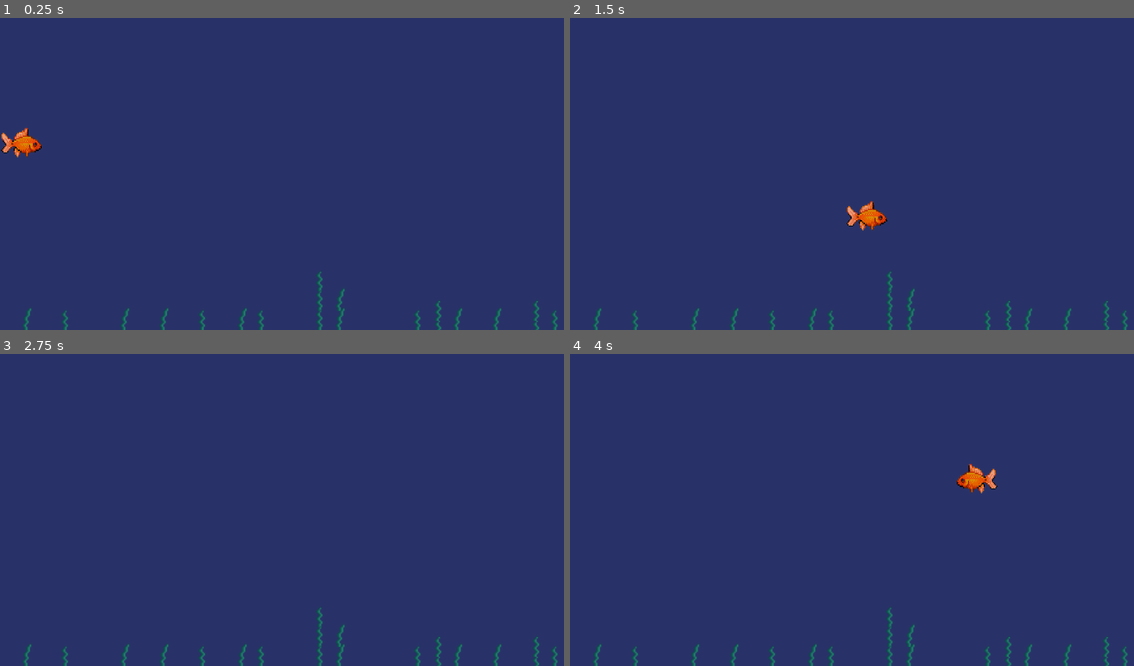
Above: before the commit, frames 1-4 (two rows, left to right).
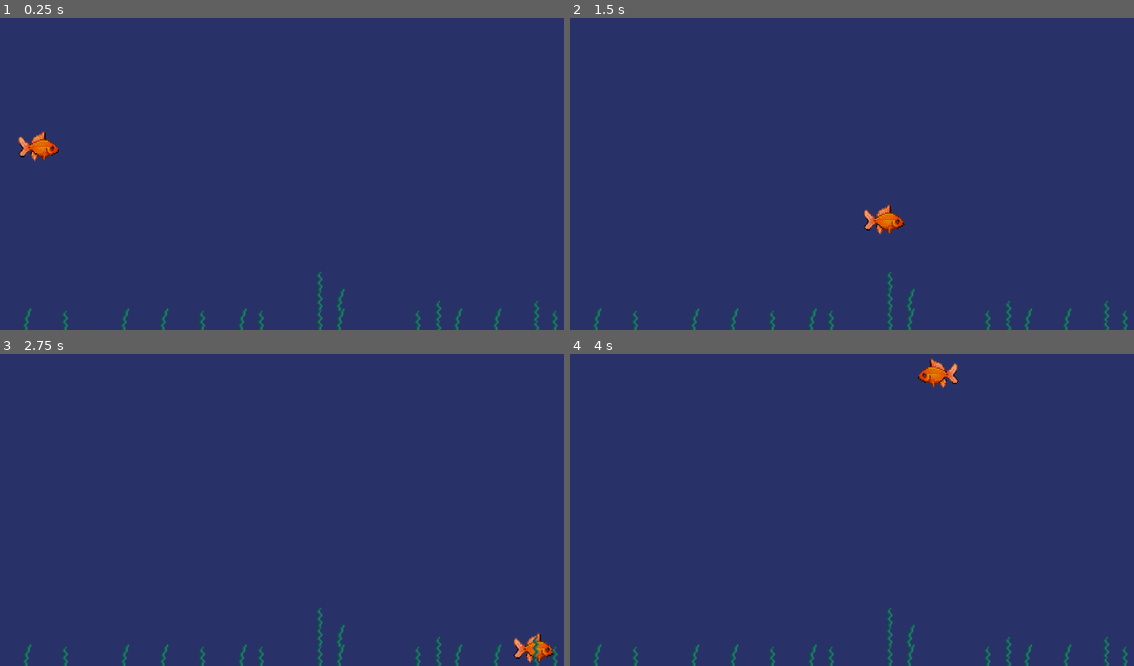
Above: after the commit, the same moments.

Repository: treehugger231/FishFest
Game: Godot game, scene res://scene1.tscn
Same seed, same stepped clock (60 frames per second), same inputs: the game is played once before the commit and once after it.
Inputs:
- Up to frame 1 (0.25 s): no input
- Up to frame 2 (1.5 s): tap Enter at 0.5 s; hold D (right) 0.53-1.28 s; hold S (down) from 1.28 s (still down)
- Up to frame 3 (2.75 s): release S (down) at 2.03 s; hold D (right) from 2.03 s (still down)
- Up to frame 4 (4 s): release D (right) at 2.78 s; hold W (up) 2.78-3.53 s; hold A (left) from 3.53 s (still down)

The runs differ from the first frame. In frame 1, 0.6% of the frame differs, in the area x 0-11%, y 35-47%; in frame 2, 0.6%; in frame 3, 0.4%; in frame 4, 0.8%, in the area x 61-76%, y 1-45%.

Commit message:
Updated scene1 to add boundaries

Diff:
--- a/Escape of The Fish/scene1.tscn
+++ b/Escape of The Fish/scene1.tscn
@@ -619,7 +619,7 @@
 
 [node name="CharacterBody2D" parent="." instance=ExtResource("1_w4kol")]
 light_mask = 0
-position = Vector2(-140, -1.99998)
+position = Vector2(-126, 0.99999)
 scale = Vector2(1.7, 1.7)
 motion_mode = 1
 platform_floor_layers = 4294967294
@@ -640,3 +640,10 @@
 format = 2
 layer_0/name = "sea water"
 layer_0/tile_data = PackedInt32Array(-393226, 65536, 1, -327690, 65536, 1, -262154, 65536, 1, -196618, 65536, 1, -13108 …(9108 unchanged characters)…
+
+[node name="StaticBody2D" type="StaticBody2D" parent="."]
+
+[node name="CollisionPolygon2D" type="CollisionPolygon2D" parent="StaticBody2D"]
+position = Vector2(-10, 4)
+build_mode = 1
+polygon = PackedVector2Array(-165, -112, 305, -112, 304, 148, -158, 152, -156, -113)
